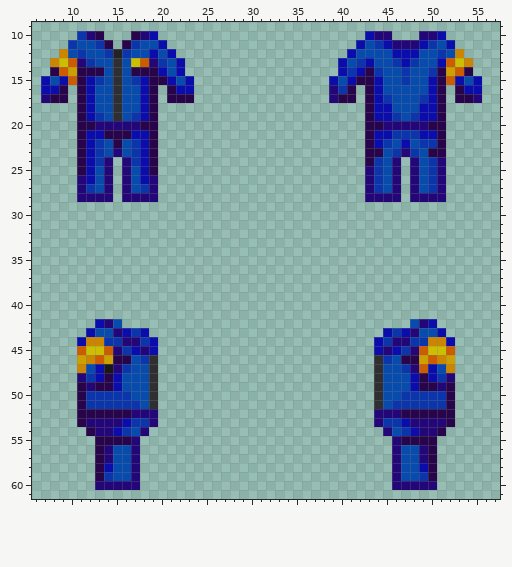
Two states of a pixel-art sprite, Resources/Textures/Clothing/Uniforms/Jumpsuit/blueshield.rsi/equipped-INNERCLOTHING.png. Above: the version before the commit.
The file is 64x64 pixels. Shown: x 6..57, y 9..61.
After:
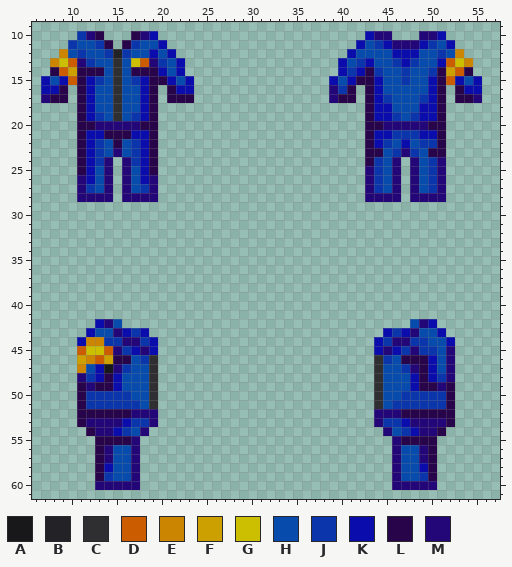
Palette (. is transparent): A #181719  B #232226  C #2f2e31  D #cc5c00  E #cc8500  F #cca000  G #ccbe00  H #074cad  J #0a35ab  K #0a0dab  L #28054a  M #230678
Difference:
@@ x 47..54 @@
 43 KMHHK...
-44 MJJEEK..
-45 JMDGGD..
-46 LLFDEF..
-47 JMDKHE..
+44 MJJHHK..
+45 JMJJHM..
+46 LLLKHM..
+47 JMLKHM..
 48 HKLKJM..
Boxes around the changes in both pictures, in picture pixels (x1, y1, x2, y2):
changed: (419, 337, 455, 373)
